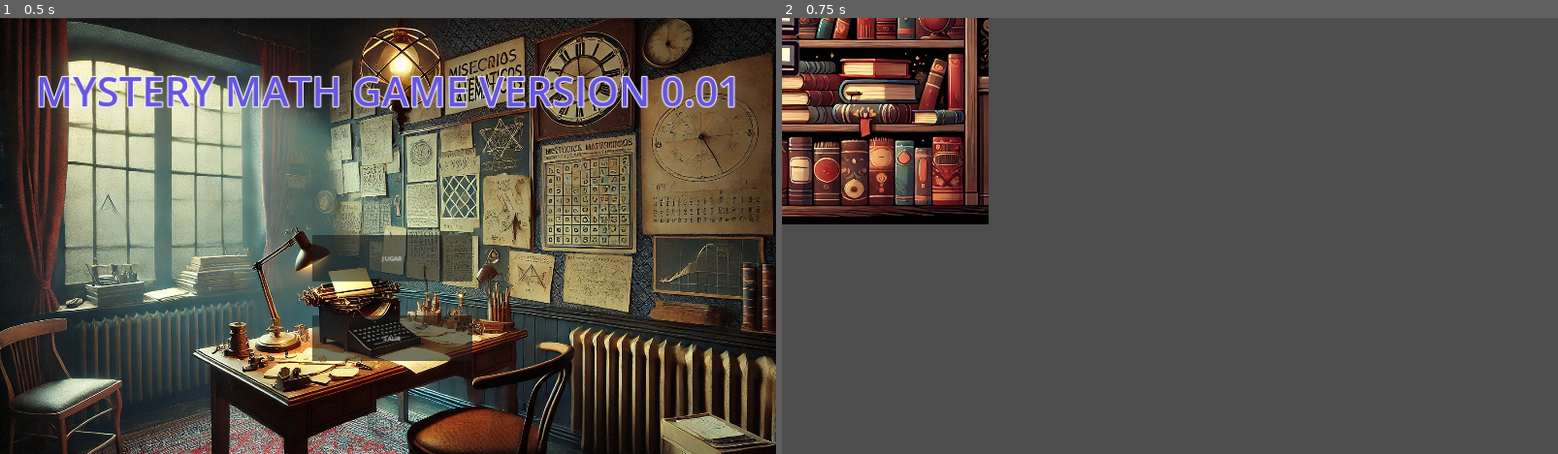
Above: before the commit, frames 1-2 (left to right).
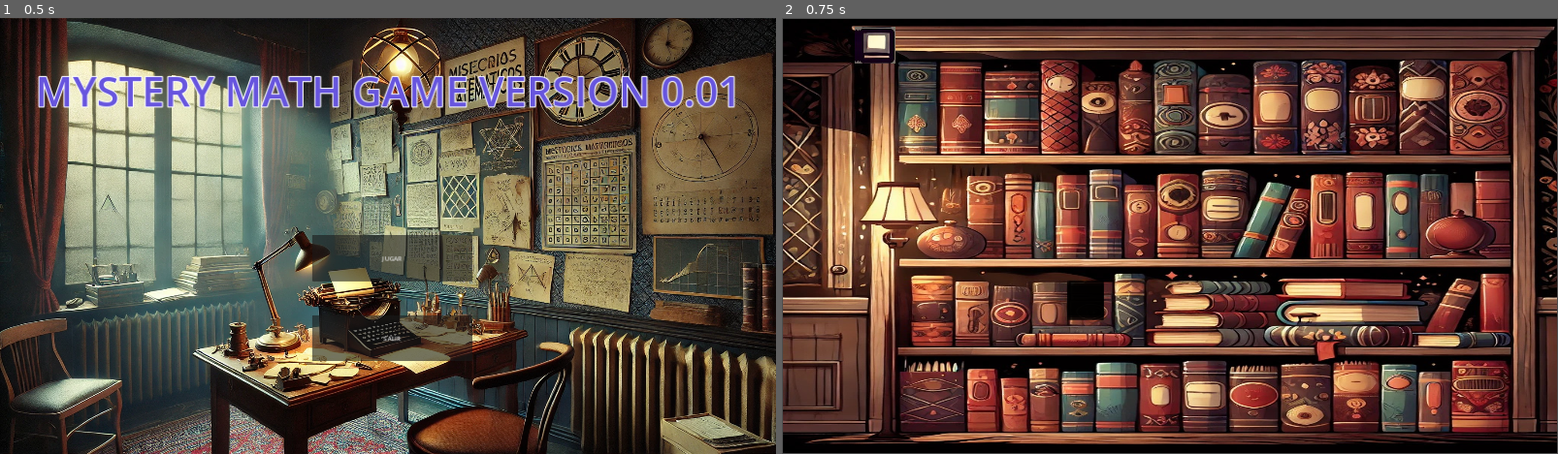
Above: after the commit, the same moments.

Repository: BurneoDanny/MysteryMathGame
Game: Godot game, scene res://scenes/menu.tscn
Same seed, same stepped clock (60 frames per second), same inputs: the game is played once before the commit and once after it.
Inputs:
- Up to frame 1 (0.5 s): no input
- Up to frame 2 (0.75 s): click "JUGAR" at 0.5 s

Frame 1 is identical in both runs. In frame 2, 95% of the frame differs, in the area x 0-100%, y 0-100%.

Commit message:
working on l3m

Diff:
--- a/project.godot
+++ b/project.godot
@@ -17,7 +17,7 @@
 
 [autoload]
 
-global="*res://scripts/common/global.gd"
+global="*res://scripts/global.gd"
 Test="*res://scenes/music/test.tscn"
 
 [display]
--- a/scenes/library/thirdMiniGame/draggableObject.tscn
+++ b/scenes/library/thirdMiniGame/draggableObject.tscn
@@ -7,6 +7,7 @@
 size = Vector2(89, 88.5)
 
 [node name="draggableObject" type="Node2D"]
+z_index = 1
 script = ExtResource("1_ftrv1")
 
 [node name="Sprite2D" type="Sprite2D" parent="."]
--- a/scenes/library/thirdMiniGame/minigame.tscn
+++ b/scenes/library/thirdMiniGame/minigame.tscn
@@ -7,4 +7,22 @@
 script = ExtResource("1_e1pak")
 
 [node name="Fondo" type="Sprite2D" parent="."]
+position = Vector2(-0.000244141, -9.15527e-05)
+scale = Vector2(1.87109, 1.04785)
 texture = ExtResource("1_ppylg")
+
+[node name="BooksGrid" type="GridContainer" parent="."]
+offset_left = -736.0
+offset_top = -475.0
+offset_right = 839.0
+offset_bottom = -175.0
+columns = 4
+
+[node name="DropGrid" type="GridContainer" parent="."]
+offset_left = -209.0
+offset_top = 157.0
+offset_right = 202.0
+offset_bottom = 482.0
+columns = 2
+
+[node name="Camera2D" type="Camera2D" parent="."]
--- a/scripts/library/library.gd
+++ b/scripts/library/library.gd
@@ -1,13 +1,30 @@
 extends Node2D
 
 var book = preload('res://scenes/library/thirdMiniGame/draggableObject.tscn')
+var dropzone = preload('res://scenes/library/thirdMiniGame/dropzone.tscn')
 
-# Called when the node enters the scene tree for the first time.
+@onready var books_grid = $BooksGrid
+@onready var drop_grid = $DropGrid
+
+var min_books = 4
+var max_books = 12
+
 func _ready() -> void:
-	instBook(Vector2(0,0))
-	instBook(Vector2(0,100))
+	var num_books = randi_range(min_books / 2, max_books / 2) * 2
+	generate_books_and_zones(num_books)
 
-func instBook(pos) -> void:
-	var instance = book.instantiate()
-	instance.position = pos
-	add_child(instance)
+func generate_books_and_zones(num_books: int) -> void:
+	var spacing = 100
+	for i in range(num_books):
+		var book_instance = book.instantiate()
+		var wrapper = Control.new()  # Crear un nodo padre compatible
+		wrapper.add_child(book_instance)  # Agregar el libro al wrapper
+		books_grid.add_child(wrapper)
+		print("Book position: ", book_instance.position)
+
+	for i in range(num_books):
+		var dropzone_instance = dropzone.instantiate()
+		var wrapper = Control.new()  # Crear un nodo padre compatible
+		wrapper.add_child(dropzone_instance)  # Agregar el libro al wrapper
+		drop_grid.add_child(wrapper)
+		print("Dropzone position: ", dropzone_instance.position)
Renamed: scripts/common/global.gd -> scripts/global.gd
